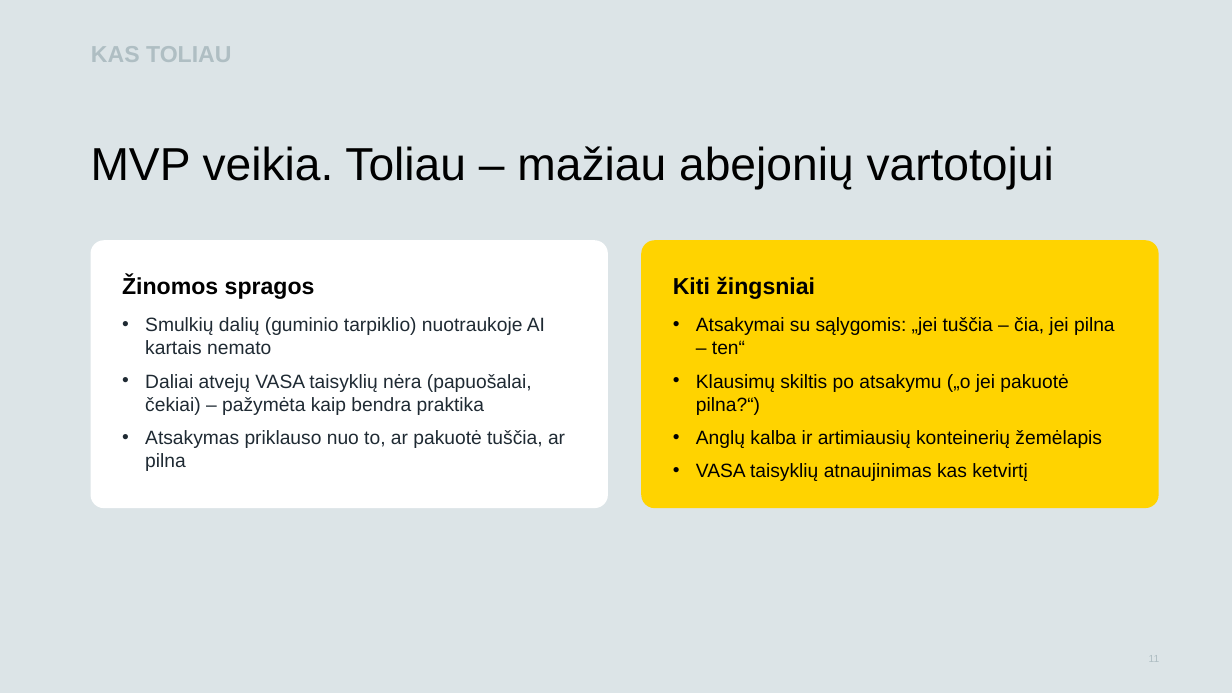
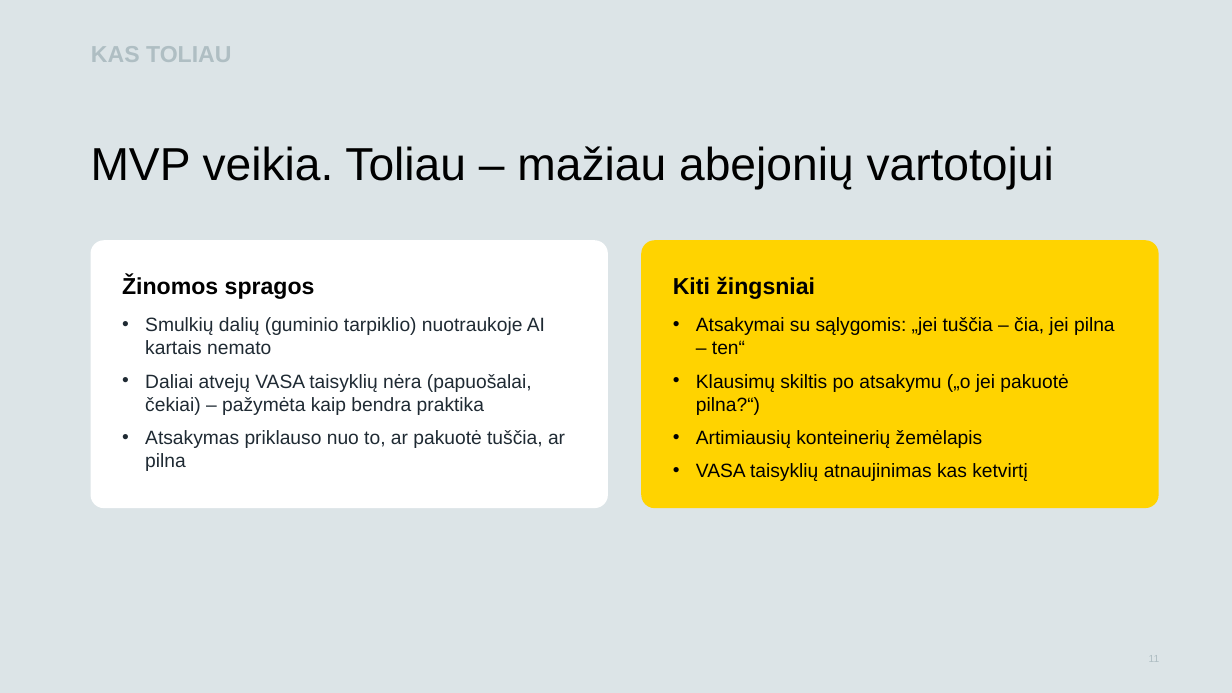
Before and after one commit to LejaKin/kur-mesti, a slide deck: slide 11 of pateikimui/Kur-mesti-pristatymas.pptx. Drawn at 1232x693 pixels with LibreOffice and Linux fonts; fonts in the diff are those of the drawing; background and template pictures are left out. Boxes give left, top, right and bottom in pixels: in the first picture for what was removed or moved away, otherwise in the second. Text is boxed around its words. In the diff, an @@ line names an element or a change of style, - is before the commit and + after.

Commit message:
Anglų kalba (LT/EN perjungiklis), atnaujinti dokumentai ir pristatymas

```diff
--- a/pateikimui/Kur-mesti-pristatymas.pptx
+++ b/pateikimui/Kur-mesti-pristatymas.pptx
@@ text in rounded rectangle at (696,430,983,448): text changed @@
-• Anglų kalba ir artimiausių konteinerių žemėlapis
+• Artimiausių konteinerių žemėlapis
```
Also in this commit, not shown: 1 other slide changed, 12 other files.
